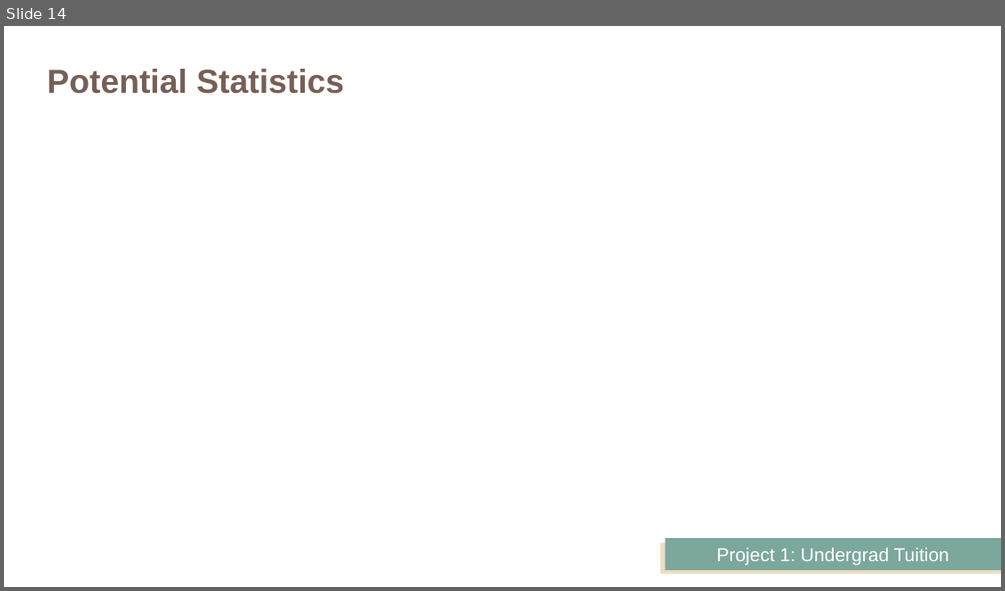
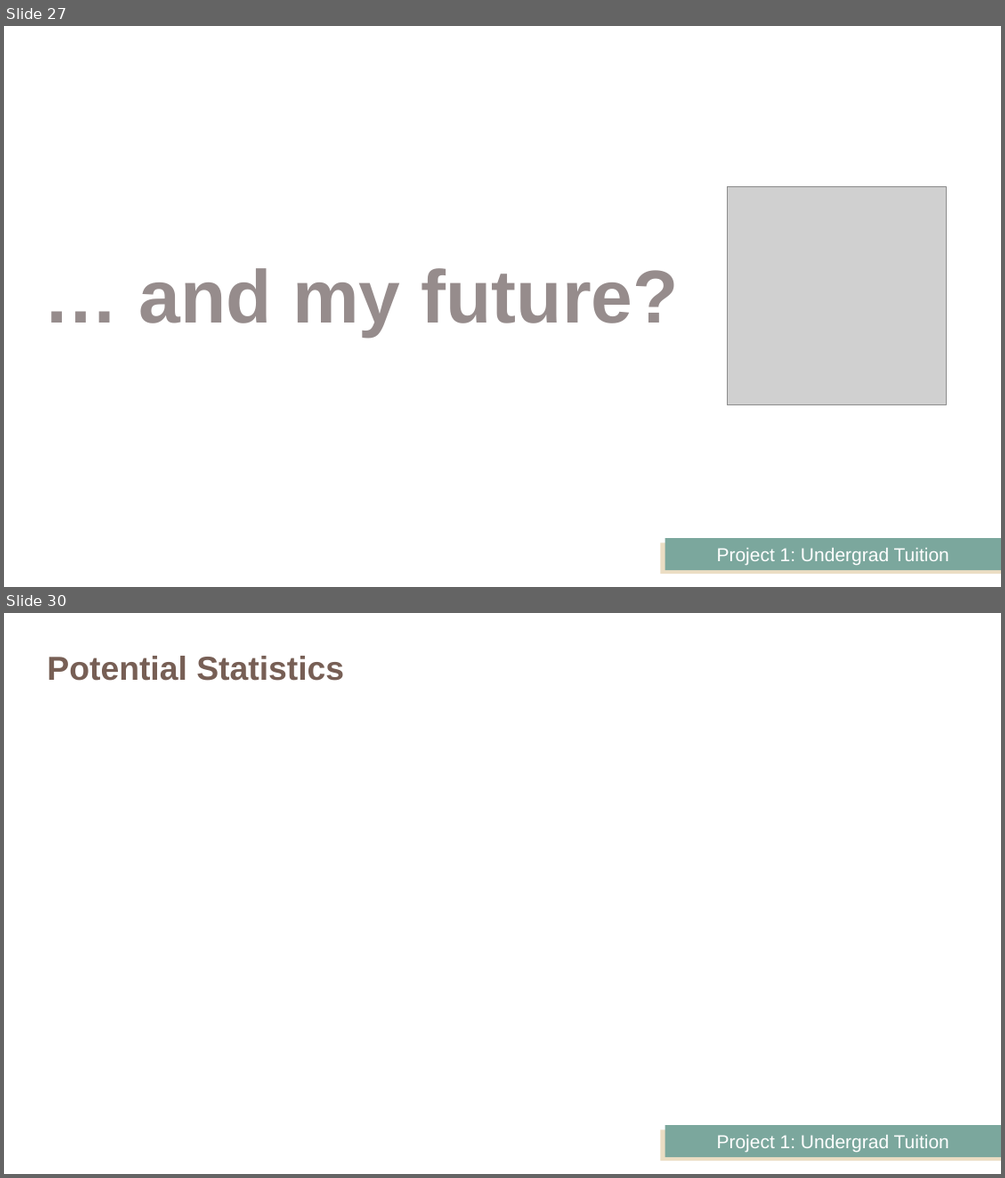
Before and after one commit to JeffPinegar/Proj1_undergraduate, a slide deck: Presentation/Getting Started.pptx. Shown one above the other, each under a label of ours: slide 14 before the commit, slides 27 and 30 after it; the slides between them are not shown. The pictures are 1005x591 and 1005x1178 pixels, drawn with LibreOffice and Linux fonts; fonts in the diff are those of the drawing; grey boxes stand for pictures. Boxes give left, top, right and bottom in pixels: in the first picture for what was removed or moved away, otherwise in the second. Text is boxed around its words. In the diff, an @@ line names an element or a change of style, - is before the commit and + after.

```diff
--- a/Presentation/Getting Started.pptx
+++ b/Presentation/Getting Started.pptx
@@ slide 27 added at (4, 26, 1001, 587), background #FFFFFF; not listed: 2 template elements that a slide beside it also shows @@
@@ picture added at (727, 186, 947, 405) @@
@@ text added at (139, 268, 679, 337), 72 pt, text #968C8C, bold @@
+… and my future?
@@ what was slide 14 is now slide 30 @@
```
Also in this commit, not shown: 2 slides changed, 25 other slides added, 10 slides removed, 7 other files.
